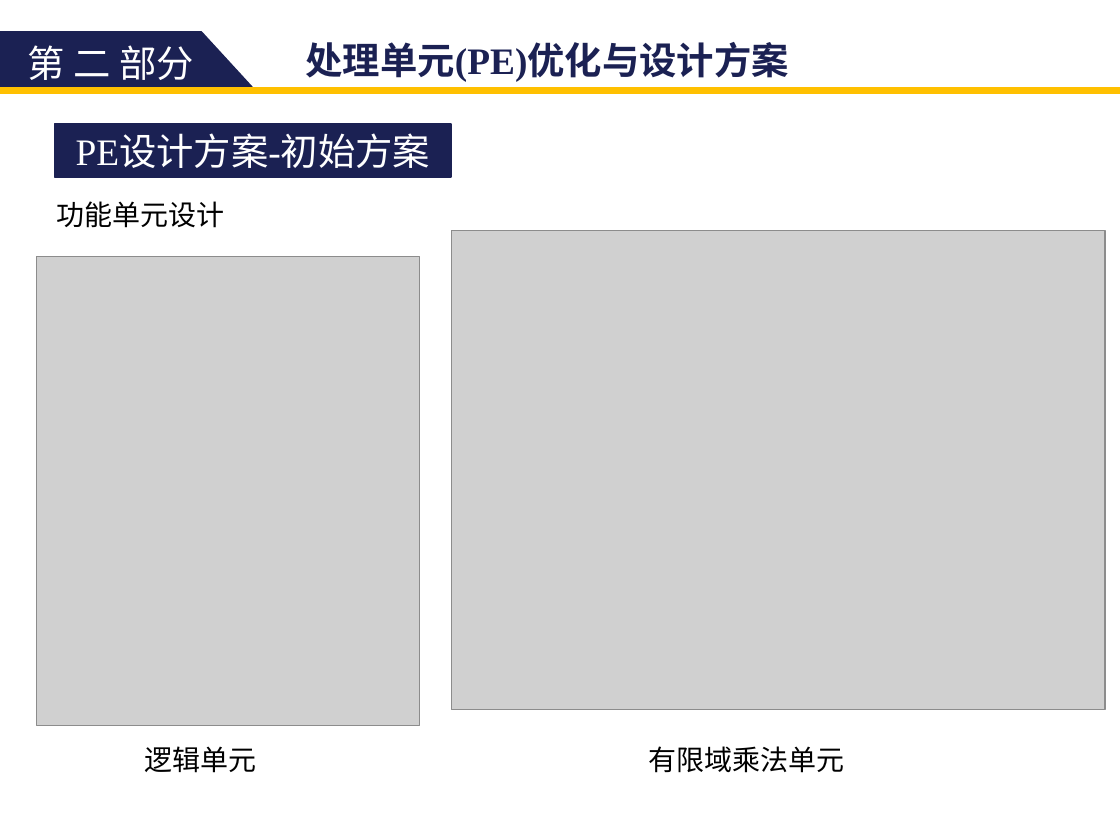
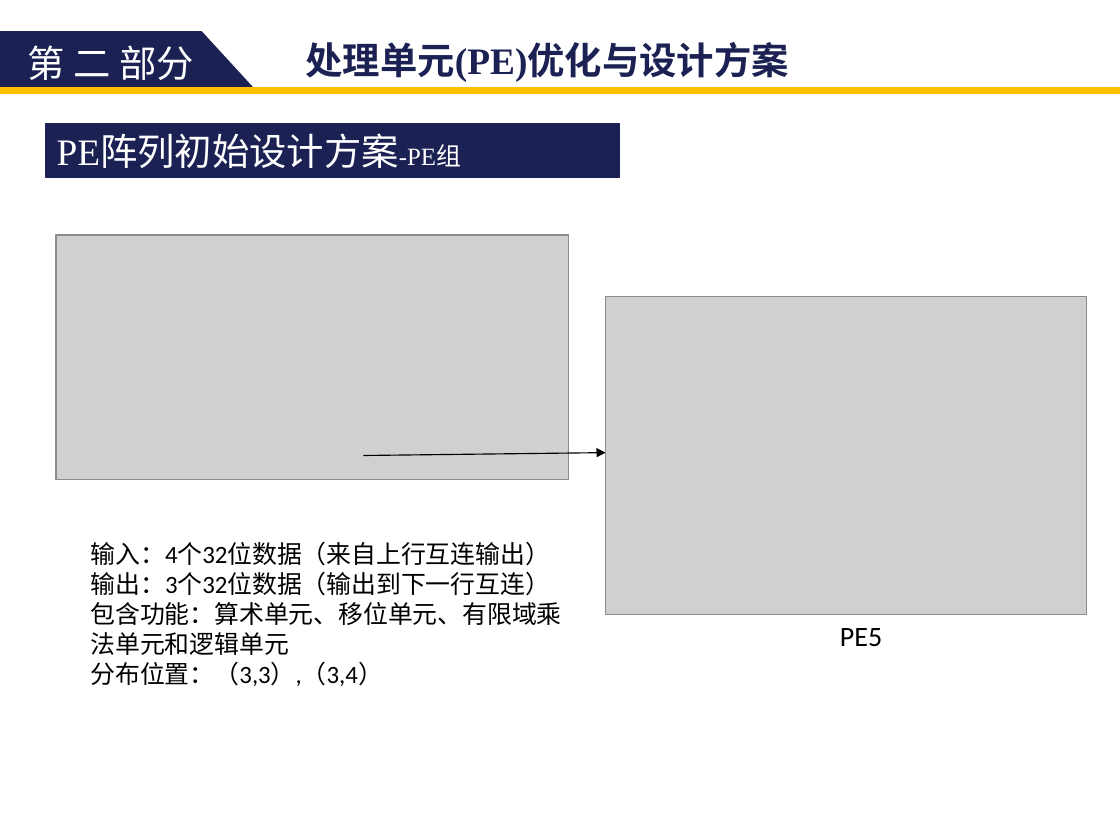
Before and after one commit to zdyzhan/bishe, a slide deck: slide 23 of 131199 李小泉.pptx (slide 24 before the commit). Drawn at 1120x840 pixels with LibreOffice and Linux fonts; fonts in the diff are those of the drawing; grey boxes stand for pictures. Boxes give left, top, right and bottom in pixels: in the first picture for what was removed or moved away, otherwise in the second. Text is boxed around its words. In the diff, an @@ line names an element or a change of style, - is before the commit and + after.

```diff
--- a/131199 李小泉.pptx
+++ b/131199 李小泉.pptx
@@ rectangle added at <box>46,124,620,177</box>, fill #1B2153, outline #1B2153 1 pt, 24 pt, text #FFFFFF @@
+PE阵列初始设计方案-PE组
@@ rectangle removed at <box>55,124,451,177</box> @@
-PE设计方案-初始方案
@@ text removed at <box>57,201,225,228</box> @@
-功能单元设计
@@ picture: place and size @@
-picture at <box>36,256,419,725</box>
+picture at <box>56,235,568,479</box>
@@ picture removed at <box>451,231,1105,710</box> @@
@@ picture added at <box>606,297,1086,614</box> @@
@@ arrow added from (363, 456) to (606, 452), #000000 0.75 pt @@
@@ text added at <box>91,542,562,686</box>, 16 pt, text #000000 @@
+输入：4个32位数据（来自上行互连输出）
+输出：3个32位数据（输出到下一行互连）
+包含功能：算术单元、移位单元、有限域乘法单元和逻辑单元
+分布位置：（3,3）,（3,4）
@@ text added at <box>840,628,882,646</box>, 18 pt, text #000000 @@
+PE5
@@ text removed at <box>145,746,257,773</box> @@
-逻辑单元
@@ text removed at <box>648,746,844,773</box> @@
-有限域乘法单元
```
Also in this commit, not shown: 33 other slides changed, 5 slides added, 11 slides removed, 13 other files.
